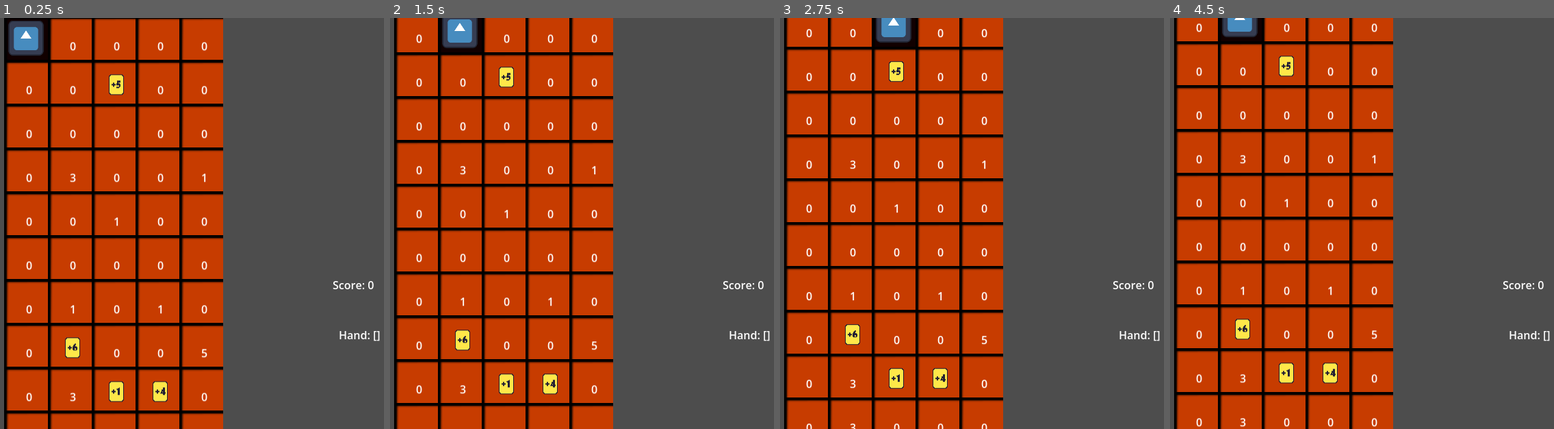
Above: before the commit, frames 1-4 (left to right).
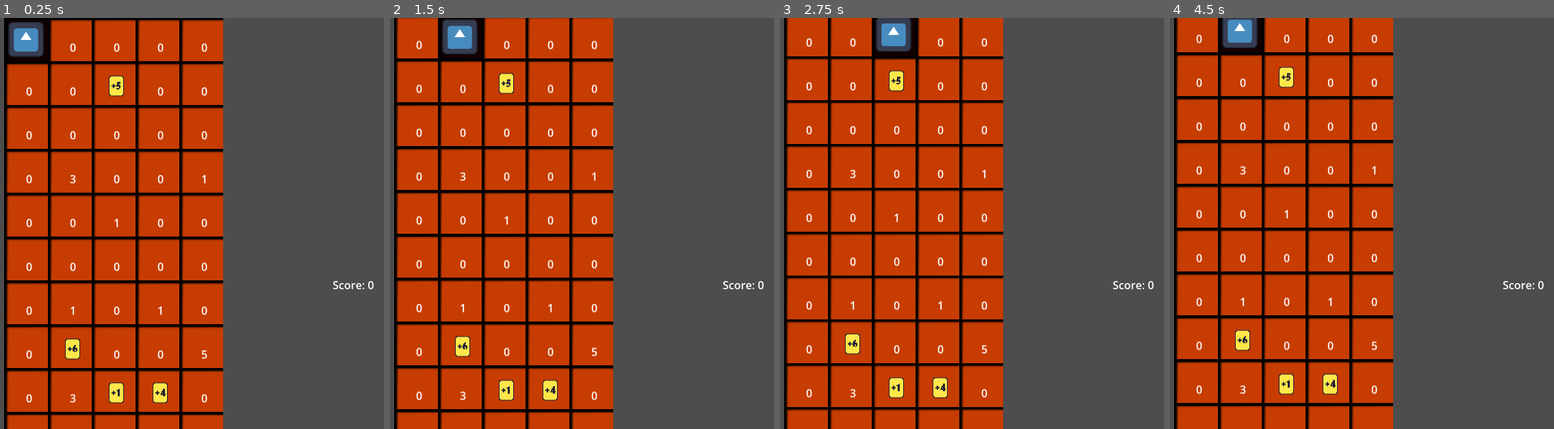
Above: after the commit, the same moments.

Repository: DogeMastr/GMTK2026
Game: Godot game, scene res://Scenes/Game/Game.tscn
The game is run twice, just before and just after one commit, with the same random seed, the same clock (stepped at 60 frames per second) and the same inputs. The engine's default icon, where the game draws it, is replaced by a stand-in: a white triangle on a blue panel in a dark square.
Inputs (mouse positions are in pixels of both pictures, inside the frame that each line leads up to):
- Up to frame 1 (0.25 s): no input
- Up to frame 2 (1.5 s): move the mouse to (750, 202) at 0.52 s; hold D (player_right) 0.53-1.25 s; click (750, 202) at 0.67 s; drag from (520, 244) to (416, 30) at 1.27 s
- Up to frame 3 (2.75 s): move the mouse to (1075, 133) at 2.02 s; hold D (player_right) from 2.03 s (still down)
- Up to frame 4 (4.5 s): release D (player_right) at 2.75 s; drag from (1385, 305) to (1239, 26) at 2.77 s; move the mouse to (outside the picture) at 3.52 s; hold A (player_left) 3.53-4.25 s; drag from (1246, 161) to (1285, 22) at 4.27 s

The runs differ from the first frame. In frame 1, 6.6% of the frame differs, in the area x 1-99%, y 0-97%; in frame 2, 13%; in frame 3, 13%; in frame 4, 13%, in the area x 1-99%, y 0-100%.

Commit message:
ideal headroom does what you think it does and hand exists

Diff:
--- a/Scenes/Card/card.gd
+++ b/Scenes/Card/card.gd
@@ -1 +1,7 @@
-extends Node
+extends Node2D
+
+class_name Card
+var value = 0
+
+func set_value(v):
+	value = v
--- a/Scenes/Card/card.tscn
+++ b/Scenes/Card/card.tscn
@@ -1,3 +1,42 @@
 [gd_scene format=3 uid="uid://cdtamjm72l2y"]
 
+[ext_resource type="Texture2D" uid="uid://cr5us2yhhqksl" path="res://Assets/Art/Cards In Hand/Card1Hand.png" id="1_r5dc4"]
+[ext_resource type="Script" uid="uid://bxdfsx3m7qjej" path="res://Scenes/Card/card.gd" id="1_rffhp"]
+[ext_resource type="Texture2D" uid="uid://dm2ir72542pr2" path="res://Assets/Art/Cards In Hand/Card2Hand.png" id="2_rffhp"]
+[ext_resource type="Texture2D" uid="uid://cb523hwfd7mps" path="res://Assets/Art/Cards In Hand/Card3Hand.png" id="3_j6efv"]
+[ext_resource type="Texture2D" uid="uid://kbjhx01ufe4t" path="res://Assets/Art/Cards In Hand/Card4Hand.png" id="4_hebtv"]
+[ext_resource type="Texture2D" uid="uid://do7tbxsv53ep0" path="res://Assets/Art/Cards In Hand/Card5Hand.png" id="5_c26c2"]
+[ext_resource type="Texture2D" uid="uid://oh4lvuhgqsjl" path="res://Assets/Art/Cards In Hand/Card6Hand.png" id="6_h04vv"]
+
+[sub_resource type="SpriteFrames" id="SpriteFrames_qdslu"]
+animations = [{
+"frames": [{
+"duration": 1.0,
+"texture": ExtResource("1_r5dc4")
+}, {
+"duration": 1.0,
+"texture": ExtResource("2_rffhp")
+}, {
+"duration": 1.0,
+"texture": ExtResource("3_j6efv")
+}, {
+"duration": 1.0,
+"texture": ExtResource("4_hebtv")
+}, {
+"duration": 1.0,
+"texture": ExtResource("5_c26c2")
+}, {
+"duration": 1.0,
+"texture": ExtResource("6_h04vv")
+}],
+"loop": 1,
+"name": &"default",
+"speed": 5.0
+}]
+
 [node name="Card" type="Node2D" unique_id=1026671033]
+script = ExtResource("1_rffhp")
+
+[node name="CardSprites" type="AnimatedSprite2D" parent="." unique_id=882698617]
+position = Vector2(-1, -44)
+sprite_frames = SubResource("SpriteFrames_qdslu")
--- /dev/null
+++ b/Scenes/Card/hand.gd
@@ -0,0 +1,18 @@
+extends Node2D
+
+var card = preload("res://Scenes/Card/card.tscn")
+
+# Called when the node enters the scene tree for the first time.
+func _ready() -> void:
+	EventBus.add_card.connect(add_card)
+	pass # Replace with function body.
+
+func add_card(data):
+	var temp_card = card.instantiate()
+	temp_card.set_value(data)
+	add_child(temp_card)
+	pass
+
+# Called every frame. 'delta' is the elapsed time since the previous frame.
+func _process(delta: float) -> void:
+	pass
--- a/Scenes/Game/Game.tscn
+++ b/Scenes/Game/Game.tscn
@@ -2,19 +2,12 @@
 
 [ext_resource type="Script" uid="uid://26brw0rdf3eh" path="res://Scenes/Game/game.gd" id="1_rdw05"]
 [ext_resource type="PackedScene" uid="uid://0b8f5ap0awl4" path="res://Scenes/Mole/mole.tscn" id="2_gwu2e"]
+[ext_resource type="Script" uid="uid://dqxu2ve1vmstv" path="res://Scenes/Card/hand.gd" id="3_xbxml"]
 
 [node name="Game" type="Control" unique_id=620336864]
 layout_mode = 3
 anchors_preset = 0
 script = ExtResource("1_rdw05")
-
-[node name="HandLabel" type="Label" parent="." unique_id=2094176489]
-layout_mode = 0
-offset_left = 543.0
-offset_top = 451.0
-offset_right = 603.0
-offset_bottom = 474.0
-text = "Hand: 0"
 
 [node name="ScoreLabel" type="Label" parent="." unique_id=1413144953]
 layout_mode = 0
@@ -29,3 +22,7 @@
 
 [node name="Mole" parent="TileGrid" unique_id=1621295552 instance=ExtResource("2_gwu2e")]
 z_index = 1
+
+[node name="Hand" type="Node2D" parent="." unique_id=48774570]
+position = Vector2(615, 147)
+script = ExtResource("3_xbxml")
--- a/Scenes/Game/game.gd
+++ b/Scenes/Game/game.gd
@@ -7,7 +7,7 @@
 const scroll_scale = 0.01
 const min_scroll_speed = 5
 const max_scroll_speed = 200
-var ideal_headroom = EventBus.tile_width*2.0
+var ideal_headroom = EventBus.tile_width*2.5
 
 # this value increases as the game progresses, controls the scale of the random tile generations
 var difficulty = 0
@@ -30,7 +30,6 @@
 		generate_row()
 	pass
 	$ScoreLabel.text = "Score: " + str(EventBus.score)
-	$HandLabel.text = "Hand: " + str(EventBus.hand)
 
 func generate_row():
 	for i in range(width):
@@ -62,17 +61,22 @@
 		row_tile.type = 4
 
 var weight = 0.0
-const weightDecay = 50
+const weight_decay = 50
 func run_grid_scrolling(delta):
 	# theres math involved here
 	# we want to be slowest when theres less than 2 tiles above the player
 	# max speed when theres 7 tiles above the player
-	weight = lerp(weight, $TileGrid/Mole.global_position.y/(get_viewport().size.y-ideal_headroom), delta*weightDecay)
+	#var player_distance = $TileGrid/Mole.global_position.y/(get_viewport().size.y)
+	var player_distance = remap_range($TileGrid/Mole.global_position.y, ideal_headroom, get_viewport().size.y, 0, 1)
+	weight = lerp(weight, player_distance, delta*weight_decay)
 	var scroll_speed = lerp(min_scroll_speed,max_scroll_speed,weight) * scroll_scale
 	scroll_speed = clamp(scroll_speed, min_scroll_speed*scroll_scale, max_scroll_speed*scroll_scale)
 	$TileGrid.position.y -= scroll_speed
 	DebugGraph.plot("weight", weight*100)
-	DebugGraph.plot("pos", $TileGrid/Mole.global_position.y)
+	DebugGraph.plot("pos", player_distance)
 	DebugGraph.plot("speed", scroll_speed)
 	# https://www.youtube.com/watch?v=LSNQuFEDOyQ
 	pass
+
+func remap_range(value: float, InputA: float, InputB: float, OutputA: float, OutputB: float):
+	return(value - InputA) / (InputB - InputA) * (OutputB - OutputA) + OutputA
--- a/Scenes/Tile/tile.gd
+++ b/Scenes/Tile/tile.gd
@@ -48,7 +48,7 @@
 			EventBus.score += 1
 			type = 0
 		if type == 2: # Card pick up
-			EventBus.add_card(data)
+			EventBus.add_card.emit(data)
 			$CardSprite.set_visible(false)
 			type = 0
 		if type == 3: #Death
--- a/Scripts/EventBus.gd
+++ b/Scripts/EventBus.gd
@@ -10,9 +10,7 @@
 var hand = []
 var current_row = []
 
-func add_card(data):
-	# idk how we should handle this properly but im doing this for now so the tiles can work
-	hand.append(data)
+signal add_card(data: int)
 
 func get_tile(x, y):
 	# this is the most inefficient search i could think of youre welcome :3
Not shown, added: Scenes/Card/hand.gd.uid
